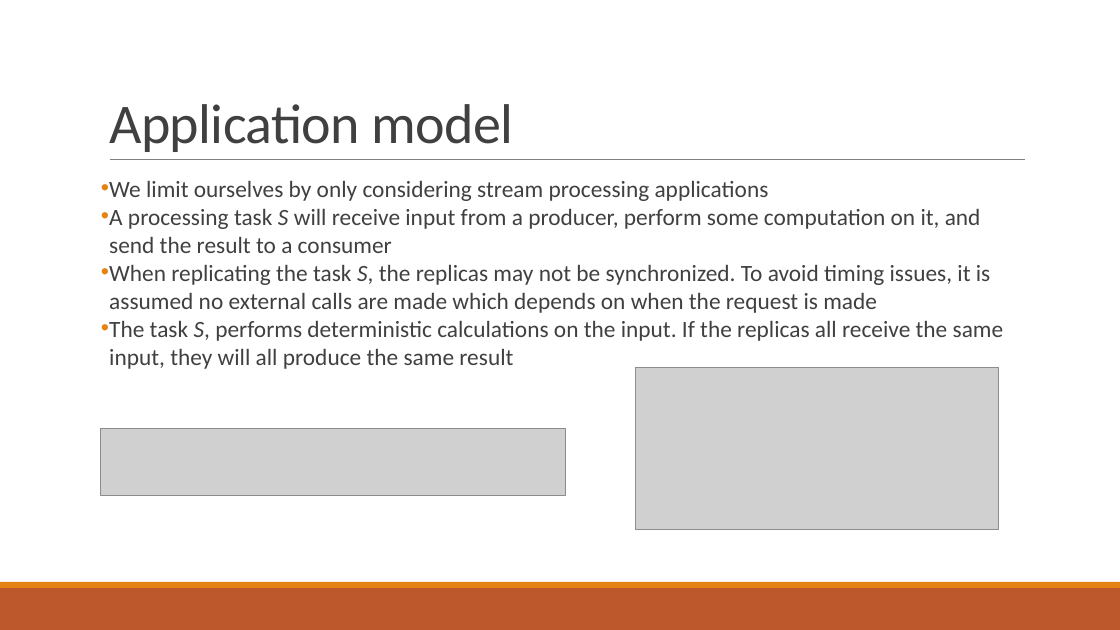
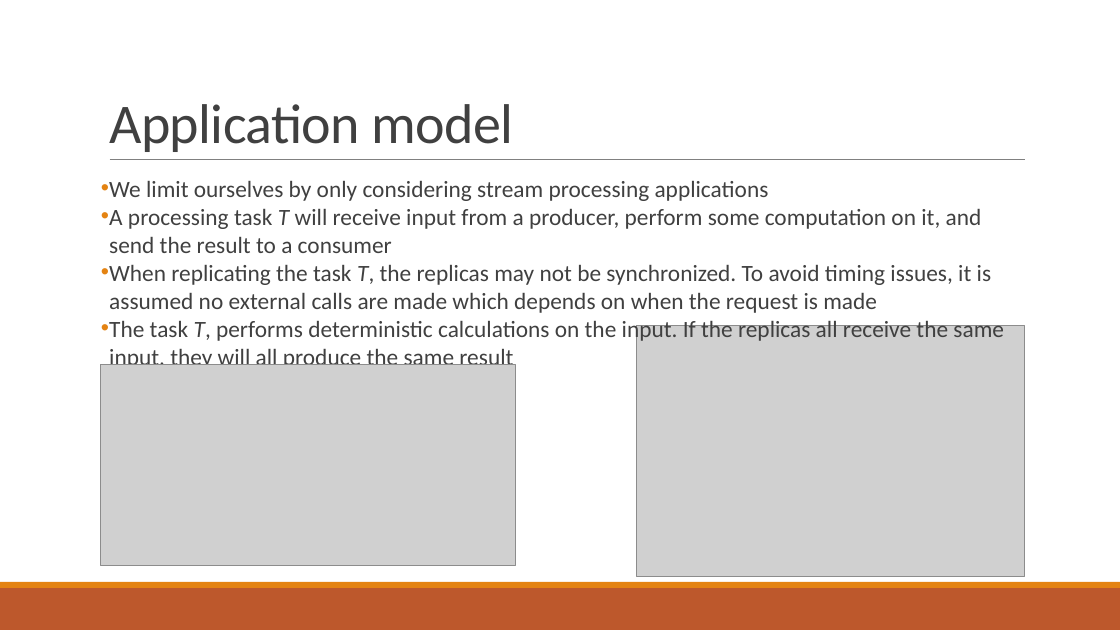
Before and after one commit to PStahl/master_thesis, a slide deck: slide 5 of presentation/presentation2.pptx. Drawn at 1120x630 pixels with LibreOffice and Linux fonts; fonts in the diff are those of the drawing; grey boxes stand for pictures. Boxes give left, top, right and bottom in pixels: in the first picture for what was removed or moved away, otherwise in the second. Text is boxed around its words. In the diff, an @@ line names an element or a change of style, - is before the commit and + after.

Commit message:
update presentation

```diff
--- a/presentation/presentation2.pptx
+++ b/presentation/presentation2.pptx
@@ text at [109, 209, 1004, 371]: text changed @@
-• A processing task S will receive input from a producer, perform some computation on it, and send the result to a consumer
-• When replicating the task S, the replicas may not be synchronized. To avoid timing issues, it is assumed no external calls are made which depends on when the request is made
-• The task S, performs deterministic calculations on the input. If the replicas all receive the same input, they will all produce the same result
+• A processing task T will receive input from a producer, perform some computation on it, and send the result to a consumer
+• When replicating the task T, the replicas may not be synchronized. To avoid timing issues, it is assumed no external calls are made which depends on when the request is made
+• The task T, performs deterministic calculations on the input. If the replicas all receive the same input, they will all produce the same result
@@ picture: place and size @@
-picture at [635, 367, 998, 530]
+picture at [637, 325, 1025, 576]
@@ picture added at [101, 365, 516, 565] @@
@@ picture removed at [101, 429, 565, 497] @@
```
Also in this commit, not shown: 3 other slides changed, 2 slides removed.
